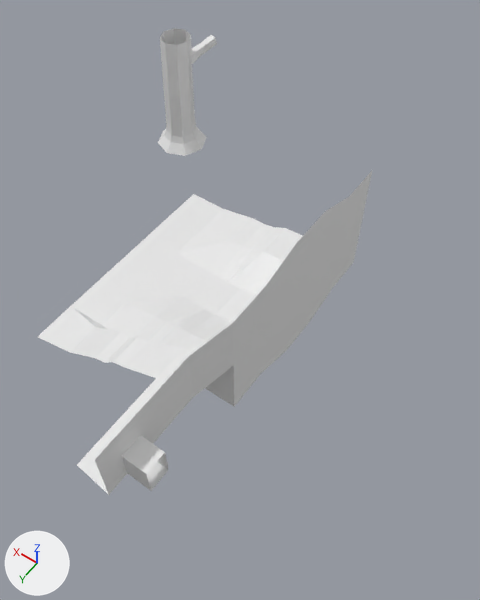
What one commit did to the Blender file Assets/Blender/terrain2.blend.
The view is the same before and after, from a camera (50 mm lens) standing at (-52.1, 63.2, 101.9) and looking at (-10.2, 4.7, 9.9). Arrows for +X, +Y and +Z are at lower left; the lights stay in place. The older version comes first.

The first picture shows 'Cylinder', 'Keep', 'Land'.
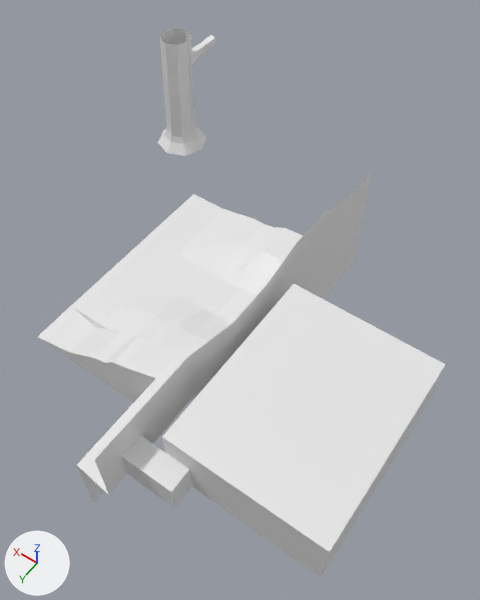
Changed parts and their boxes [x1, y1, x2, y2] in the pictures (480 x 600 px):
'Keep', reshaped (27% wider, 26% taller)
    before: [95, 171, 372, 494]
    after: [95, 171, 446, 577]
part 1 of me_plane_001, added
    after: [147, 284, 446, 577]

The change, as a list of edits to the scene's bpy script:
```text
Change me_plane_001:
    used by ob_keep; location = (0.0, 0.0, 0.0)
    remove me_plane_001.from_pydata(...)  # 48 vertices, 32 faces; spans x -22.6..-18.4, y -20.0..45.7, z 1.5..30.1
    add me_plane_001.from_pydata(...)  # 66 vertices, 51 faces; spans x -46.5..-18.4, y -20.0..45.7, z 1.5..30.1
    me_plane_001 part 1
    18 vertices are added at x -46.5..-22.6, y 8.4..42.1, z 17.1..26.9
    19 new faces join them
```
